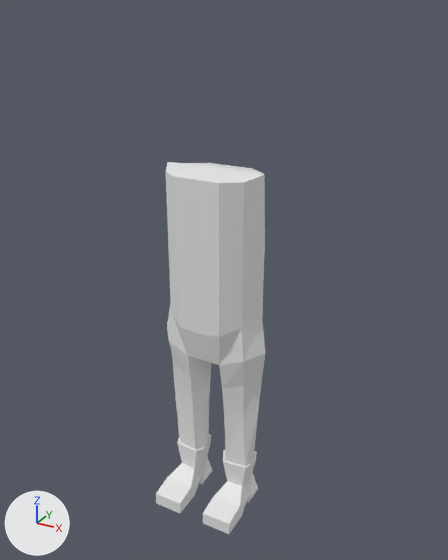
A saved change to the Blender file Cowboy (Tutorial)/Cowboy.blend.
Before and after are seen from a camera (50 mm lens) standing at (8.01, -13.94, 6.92) and looking at (0.21, 0.23, -0.17). Every picture has the same lights, and +X, +Y and +Z are marked at lower left.
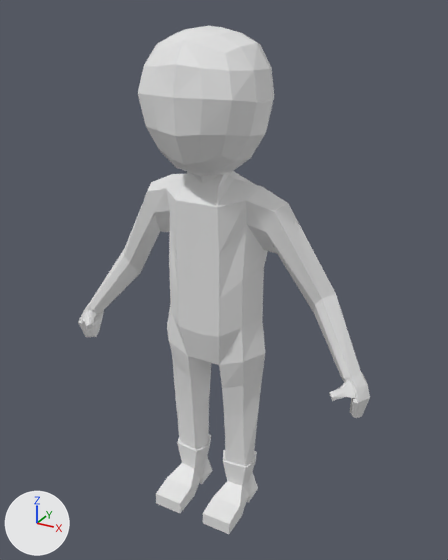
Commit message: Updated Cowboy

The change, as a diff of the scene's bpy script:
```diff
--- a/Cowboy (Tutorial)/Cowboy.blend.py
+++ b/Cowboy (Tutorial)/Cowboy.blend.py
@@ me_cube_001 @@
 # used by ob_cube; location = (0.0, 0.0, 0.0)
-me_cube_001.from_pydata(...)  # 92 vertices, 80 faces; spans x 0.0..1.67, y -1.49..1.15, z -7.67..3.1
+me_cube_001.from_pydata(...)  # 232 vertices, 210 faces; spans x 0.0..4.8, y -1.76..1.59, z -7.67..6.53
+# me_cube_001 part 1
+# 1 vertex is removed from x 0.0, y 0.05, z 3.1
+# 6 faces are deleted
+# 11 vertices move from x 0.0..1.51, y -0.84..0.94, z 1.05..3.1 to x 0.0..1.86, y -0.85..0.93, z 0.97..2.84
+# 141 vertices are added at x 0.0..4.8, y -1.76..1.59, z -2.99..6.53
+# 136 new faces join them
```

Changed parts and their boxes [x1, y1, x2, y2] in the pictures (448 x 560 px):
'Cube', reshaped (166% wider, 36% taller)
    before: [156, 162, 265, 534]
    after: [78, 26, 370, 534]
part 1 of me_cube_001, built on
    before: [166, 162, 265, 278]
    after: [78, 26, 370, 418]
